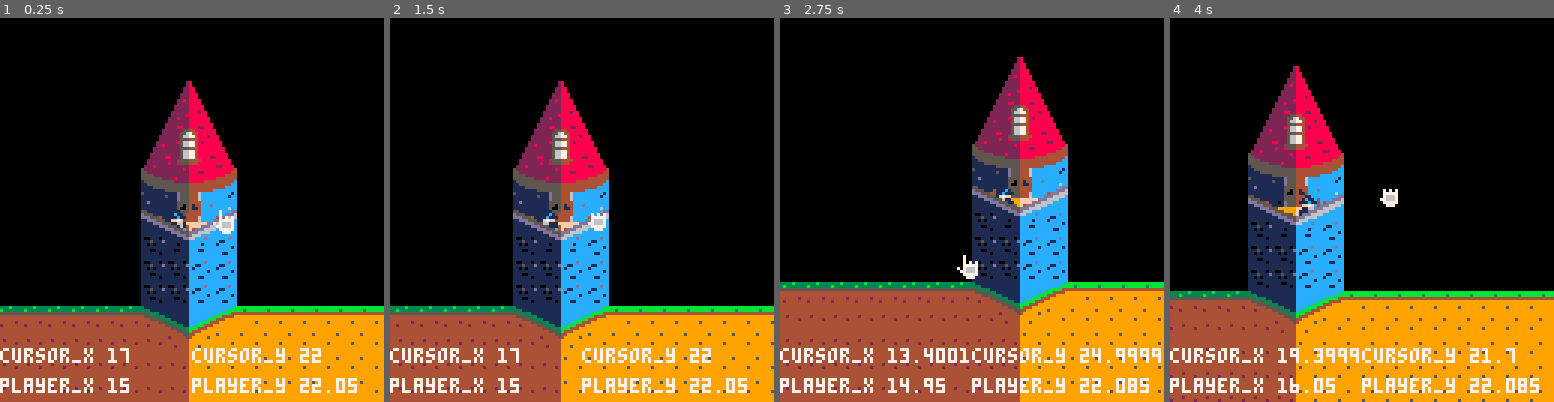
Above: before the commit, frames 1-4 (left to right).
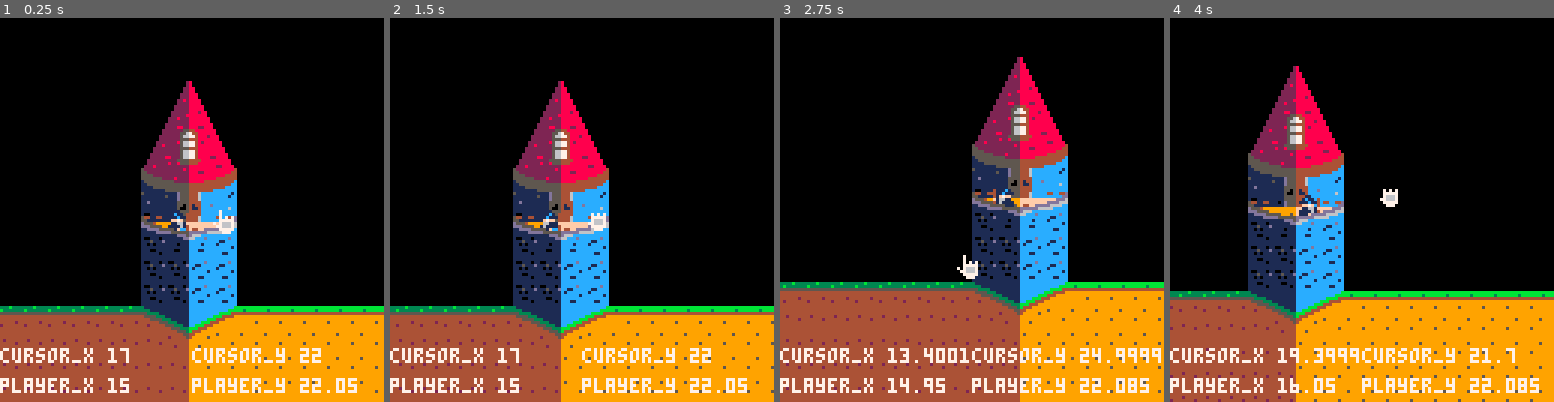
Above: after the commit, the same moments.

Repository: jkingsDigiPen/pico-game
Game: PICO-8 cartridge carts/game0/debug/game0.p8
The game is run twice, just before and just after one commit, with the same random seed, the same clock (stepped at 60 frames per second) and the same inputs.
Inputs:
- Up to frame 1 (0.25 s): no input
- Up to frame 2 (1.5 s): tap O (Z key) at 0.33, 0.7, 1.43 s; tap X (X key) at 1.07 s
- Up to frame 3 (2.75 s): hold Left 1.97-2.37 s; tap X (X key) at 2.07, 2.4, 2.73 s; tap O (Z key) at 2.22 s; hold Down from 2.42 s (still down)
- Up to frame 4 (4 s): release Down at 2.82 s; hold Right 2.87-3.53 s; tap X (X key) at 3.07, 3.4, 3.73 s; tap O (Z key) at 3.1, 3.98 s; hold Up from 3.58 s (still down)

The runs differ from the first frame. In frame 1, 0.6% of the frame differs, in the area x 36-62%, y 50-57%; in frame 2, 0.6%; in frame 3, 0.8%, in the area x 50-75%, y 43-50%; in frame 4, 0.8%.

Commit message:
Adjust art for balcony railing

Diff:
--- a/carts/game0/debug/game0.p8
+++ b/carts/game0/debug/game0.p8
@@ -692,22 +692,22 @@
 cccccccc011116140111166401611114ccc11ccc0090000000060000000000000000000000000000000000022222225544888888800000000000000000000000
 ccc11ccc0111fcc4011fcc140111fcc4cccccccc0060000000000000000000000000000000000000000000022222255674488888800000000000000000000000
 cccccccc1111ccc41111ccc01111ccc4cccccccc0000000000000000000000000000000000000000000000222222256677488828880000000000000000000000
-cccccccc00aaaa000077770000000000000000dd0000000000000000000000000000000000000000000000222222255544488888880000000000000000000000
-cc11cc1c0a0000a007000070000000000000ddd600c0000000c0000000c0000000c0000000000000000002222222856677482888888000000000000000000000
-cccccccca000770a700077070000000000ddd6660c7c00000c7c00000c7c00000cac000000000000000002282222256677488888888000000000000000000000
-cccc55cca000770a7000770700000000ddd6666cc7c7c0ccc7c7c0ccc77ac0cccac7c0cc00000000000022222222255544488888888800000000000000000000
-c1cccccca000000a70000007000000ddd6666ccc0c0c7cac0c07ac7c0cca7c7cc7cc7c7c00000000000022222222256677488888888800000000000000000000
-ccc55ccca000000a700000070000ddd6666ccccc00007ac0000ccac0000cc7c00c00c7c000000000000222222222256677488888888880000000000000000000
-ccccccdc0a0000a00700007000ddd6666ccccccc0000cc0000000c0000000c0000000c0000000000000222228822256677488882288880000000000000000000
-cccccccc00aaaa0000777700ddd6666ccccccccc0000000000000000000000000000000000000000002222222222555544448888888888000000000000000000
-00000ddd00bbbb0000bbbb0055000000000000000000000000000000000000000000000000000000002222222822855544488888888888000000000000000000
-00ddd6660bbbbbb00bbbbbb0d5550000000000000008888000088880008888800008888800000000022282222222222288888888822888800000000000000000
-dd6666cc3bbbbbbb3bbbbbbbddd55500000000000088999800889998088899980088999800000000522222222222228288888888888888840000000000000000
-666c11cc36b6b6b63b6b6b6b11ddd555000000000889a9a888899aa88889aaa888899aa800000000552222222222222288822888888888440000000000000000
-cccccccc36b6b6b63b6b6b6b1111ddd5550000008889aaa88889aaa808899aa80889a9a800000000555522222222222288888888888844440000000000000000
-ccc11ccc33bbbbbb33bbbbbb111111ddd55500000088999800889998008899980088999800000000555555522228222288888888844444440000000000000000
-cc1ccccc033bbbb0033bbbb011111111ddd555000008888800888880000888800008888800000000055555555552222288888444444444400000000000000000
-cccccccc00333300003333001111111111ddd5550000000000000000000000000000000000000000005555555555555544444444444444000000000000000000
+cccccccc00aaaa000077770000000000000000000000000000000000000000000000000000000000000000222222255544488888880000000000000000000000
+cc11cc1c0a0000a007000070000000000000000000c0000000c0000000c0000000c0000000000000000002222222856677482888888000000000000000000000
+cccccccca000770a70007707000000000000000d0c7c00000c7c00000c7c00000cac000000000000000002282222256677488888888000000000000000000000
+cccc55cca000770a7000770700000000000000ddc7c7c0ccc7c7c0ccc77ac0cccac7c0cc00000000000022222222255544488888888800000000000000000000
+c1cccccca000000a70000007000000000000ddd60c0c7cac0c07ac7c0cca7c7cc7cc7c7c00000000000022222222256677488888888800000000000000000000
+ccc55ccca000000a70000007000000000dddd66600007ac0000ccac0000cc7c00c00c7c000000000000222222222256677488888888880000000000000000000
+ccccccdc0a0000a00700007000000ddddd6666cc0000cc0000000c0000000c0000000c0000000000000222228822256677488882288880000000000000000000
+cccccccc00aaaa0000777700dddddd66666ccccc0000000000000000000000000000000000000000002222222222555544448888888888000000000000000000
+00000ddd00bbbb0000bbbb0000000000000000000000000000000000000000000000000000000000002222222822855544488888888888000000000000000000
+00ddd6660bbbbbb00bbbbbb000000000000000000008888000088880008888800008888800000000022282222222222288888888822888800000000000000000
+dd6666cc3bbbbbbb3bbbbbbb50000000000000000088999800889998088899980088999800000000522222222222228288888888888888840000000000000000
+666c11cc36b6b6b63b6b6b6b55000000000000000889a9a888899aa88889aaa888899aa800000000552222222222222288822888888888440000000000000000
+cccccccc36b6b6b63b6b6b6bd5550000000000008889aaa88889aaa808899aa80889a9a800000000555522222222222288888888888844440000000000000000
+ccc11ccc33bbbbbb33bbbbbbddd55550000000000088999800889998008899980088999800000000555555522228222288888888844444440000000000000000
+cc1ccccc033bbbb0033bbbb011dddd55555000000008888800888880000888800008888800000000055555555552222288888444444444400000000000000000
+cccccccc003333000033330011111ddddd5555550000000000000000000000000000000000000000005555555555555544444444444444000000000000000000
 3333b3333111111111111111cccccccccccccccbbbbbbbbb00700000000000000000000000000000000055555555555544444444444400000000000000000000
 3b3333333331111111111111cccccccccccccbbbbb3bbbbb00700000007070700000000000000000000000005555555544444444000000000000000000000000
 555555555533331111111111ccccccccccbbbb444444444400707070007777700000000000000000000000000000055544400000000000000000000000000000
--- a/carts/game0/game0_art.p8
+++ b/carts/game0/game0_art.p8
@@ -40,22 +40,22 @@
 cccccccc011116140111166401611114ccc11ccc0090000000060000000000000000000000000000000000022222225544888888800000000000000000000000
 ccc11ccc0111fcc4011fcc140111fcc4cccccccc0060000000000000000000000000000000000000000000022222255674488888800000000000000000000000
 cccccccc1111ccc41111ccc01111ccc4cccccccc0000000000000000000000000000000000000000000000222222256677488828880000000000000000000000
-cccccccc00aaaa000077770000000000000000dd0000000000000000000000000000000000000000000000222222255544488888880000000000000000000000
-cc11cc1c0a0000a007000070000000000000ddd600c0000000c0000000c0000000c0000000000000000002222222856677482888888000000000000000000000
-cccccccca000770a700077070000000000ddd6660c7c00000c7c00000c7c00000cac000000000000000002282222256677488888888000000000000000000000
-cccc55cca000770a7000770700000000ddd6666cc7c7c0ccc7c7c0ccc77ac0cccac7c0cc00000000000022222222255544488888888800000000000000000000
-c1cccccca000000a70000007000000ddd6666ccc0c0c7cac0c07ac7c0cca7c7cc7cc7c7c00000000000022222222256677488888888800000000000000000000
-ccc55ccca000000a700000070000ddd6666ccccc00007ac0000ccac0000cc7c00c00c7c000000000000222222222256677488888888880000000000000000000
-ccccccdc0a0000a00700007000ddd6666ccccccc0000cc0000000c0000000c0000000c0000000000000222228822256677488882288880000000000000000000
-cccccccc00aaaa0000777700ddd6666ccccccccc0000000000000000000000000000000000000000002222222222555544448888888888000000000000000000
-00000ddd00bbbb0000bbbb0055000000000000000000000000000000000000000000000000000000002222222822855544488888888888000000000000000000
-00ddd6660bbbbbb00bbbbbb0d5550000000000000008888000088880008888800008888800000000022282222222222288888888822888800000000000000000
-dd6666cc3bbbbbbb3bbbbbbbddd55500000000000088999800889998088899980088999800000000522222222222228288888888888888840000000000000000
-666c11cc36b6b6b63b6b6b6b11ddd555000000000889a9a888899aa88889aaa888899aa800000000552222222222222288822888888888440000000000000000
-cccccccc36b6b6b63b6b6b6b1111ddd5550000008889aaa88889aaa808899aa80889a9a800000000555522222222222288888888888844440000000000000000
-ccc11ccc33bbbbbb33bbbbbb111111ddd55500000088999800889998008899980088999800000000555555522228222288888888844444440000000000000000
-cc1ccccc033bbbb0033bbbb011111111ddd555000008888800888880000888800008888800000000055555555552222288888444444444400000000000000000
-cccccccc00333300003333001111111111ddd5550000000000000000000000000000000000000000005555555555555544444444444444000000000000000000
+cccccccc00aaaa000077770000000000000000000000000000000000000000000000000000000000000000222222255544488888880000000000000000000000
+cc11cc1c0a0000a007000070000000000000000000c0000000c0000000c0000000c0000000000000000002222222856677482888888000000000000000000000
+cccccccca000770a70007707000000000000000d0c7c00000c7c00000c7c00000cac000000000000000002282222256677488888888000000000000000000000
+cccc55cca000770a7000770700000000000000ddc7c7c0ccc7c7c0ccc77ac0cccac7c0cc00000000000022222222255544488888888800000000000000000000
+c1cccccca000000a70000007000000000000ddd60c0c7cac0c07ac7c0cca7c7cc7cc7c7c00000000000022222222256677488888888800000000000000000000
+ccc55ccca000000a70000007000000000dddd66600007ac0000ccac0000cc7c00c00c7c000000000000222222222256677488888888880000000000000000000
+ccccccdc0a0000a00700007000000ddddd6666cc0000cc0000000c0000000c0000000c0000000000000222228822256677488882288880000000000000000000
+cccccccc00aaaa0000777700dddddd66666ccccc0000000000000000000000000000000000000000002222222222555544448888888888000000000000000000
+00000ddd00bbbb0000bbbb0000000000000000000000000000000000000000000000000000000000002222222822855544488888888888000000000000000000
+00ddd6660bbbbbb00bbbbbb000000000000000000008888000088880008888800008888800000000022282222222222288888888822888800000000000000000
+dd6666cc3bbbbbbb3bbbbbbb50000000000000000088999800889998088899980088999800000000522222222222228288888888888888840000000000000000
+666c11cc36b6b6b63b6b6b6b55000000000000000889a9a888899aa88889aaa888899aa800000000552222222222222288822888888888440000000000000000
+cccccccc36b6b6b63b6b6b6bd5550000000000008889aaa88889aaa808899aa80889a9a800000000555522222222222288888888888844440000000000000000
+ccc11ccc33bbbbbb33bbbbbbddd55550000000000088999800889998008899980088999800000000555555522228222288888888844444440000000000000000
+cc1ccccc033bbbb0033bbbb011dddd55555000000008888800888880000888800008888800000000055555555552222288888444444444400000000000000000
+cccccccc003333000033330011111ddddd5555550000000000000000000000000000000000000000005555555555555544444444444444000000000000000000
 3333b3333111111111111111cccccccccccccccbbbbbbbbb00700000000000000000000000000000000055555555555544444444444400000000000000000000
 3b3333333331111111111111cccccccccccccbbbbb3bbbbb00700000007070700000000000000000000000005555555544444444000000000000000000000000
 555555555533331111111111ccccccccccbbbb444444444400707070007777700000000000000000000000000000055544400000000000000000000000000000
@@ -116,5 +116,5 @@
 0000000000000000000000000000000000000000000000000000000000000000000000000000000000000000000000000000000000000000000000000000000000000000000000000000000000000000000000000000000000000000000000000000000000000000000000000000000000000000000000000000000000000000
 0000000000000000000000000000000000000000006263000000000000000000000000000000000000000000000000000000000000000000000000000000000000000000000000000000000000000000000000000000000000000000000000000000000000000000000000000000000000000000000000000000000000000000
 0000000000000000000000000000000000000000007273000000000000000000000000000000000000000000000000000000000000000000000000000000000000000000000000000000000000000000000000000000000000000000000000000000000000000000000000000000000000000000000000000000000000000000
-0000000000000000000000000000000000000000828283830000000000000000000000000000000000000000000000000000000000000000000000000000000000000000000000000000000000000000000000000000000000000000000000000000000000000000000000000000000000000000000000000000000000000000
+0000000000000000000000000000000000000000828223240000000000000000000000000000000000000000000000000000000000000000000000000000000000000000000000000000000000000000000000000000000000000000000000000000000000000000000000000000000000000000000000000000000000000000
 0000000000000000000000000000000000000000020414100000000000000000000000000000000000000000000000000000000000000000000000000000000000000000000000000000000000000000000000000000000000000000000000000000000000000000000000000000000000000000000000000000000000000000
